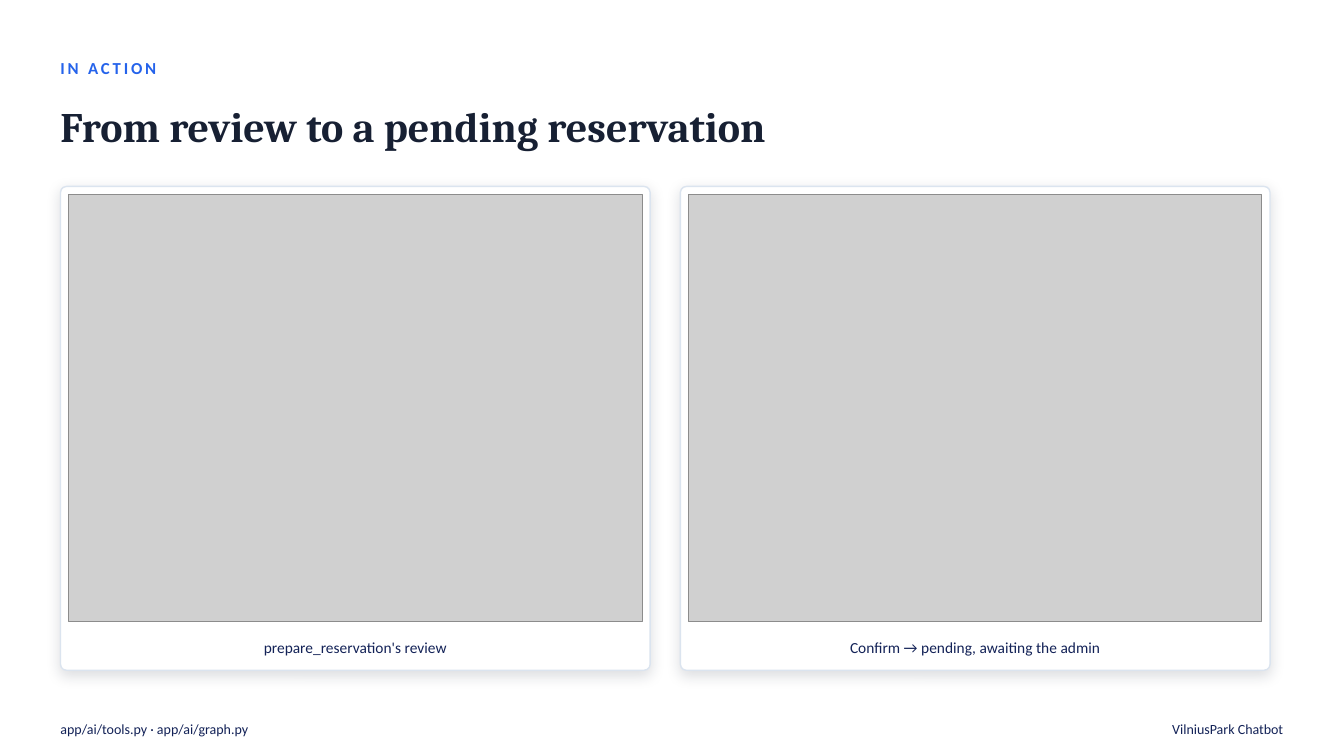
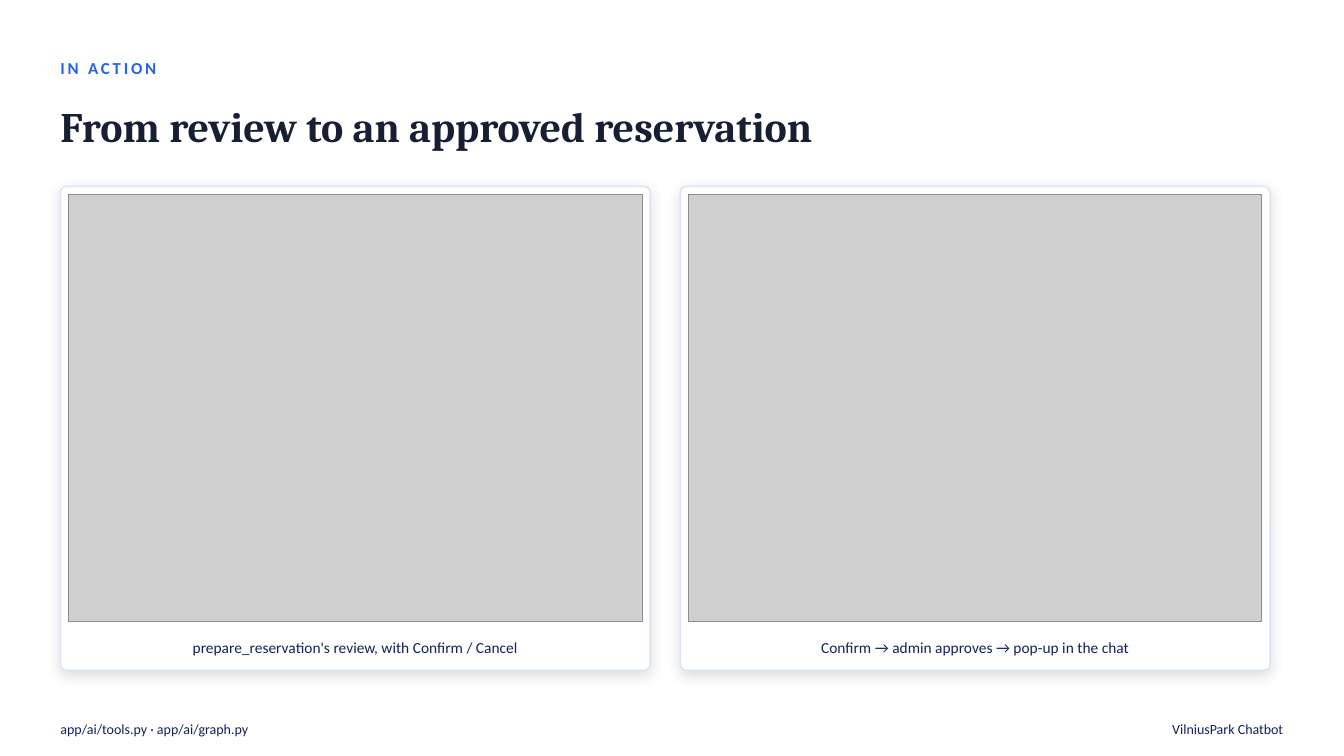
Before and after one commit to FastSnakeEyes/parking-reservation-chatbot, a slide deck: slide 7 of docs/presentation.pptx. Drawn at 1344x756 pixels with LibreOffice and Linux fonts; fonts in the diff are those of the drawing; grey boxes stand for pictures. Boxes give left, top, right and bottom in pixels: in the first picture for what was removed or moved away, otherwise in the second. Text is boxed around its words. In the diff, an @@ line names an element or a change of style, - is before the commit and + after.

```diff
--- a/docs/presentation.pptx
+++ b/docs/presentation.pptx
@@ text at box(60, 112, 812, 151): text changed @@
-From review to a pending reservation
+From review to an approved reservation
@@ text at box(193, 642, 517, 656): text changed @@
-prepare_reservation's review
+prepare_reservation's review, with Confirm / Cancel
@@ text at box(821, 642, 1129, 656): text changed @@
-Confirm → pending, awaiting the admin
+Confirm → admin approves → pop-up in the chat
```
